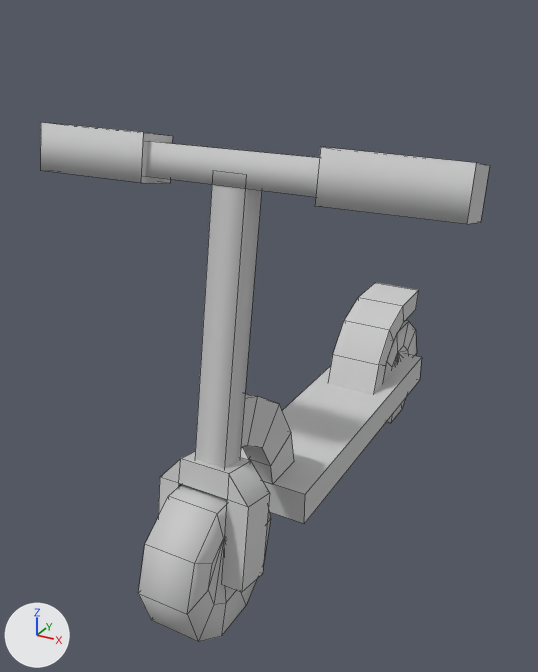
The FBX model Assets/_Assets/Models/cars/scooter_v1.fbx: old version first, new version second.
The view is the same before and after, from a 50 mm camera at (0.586, -1.263, 0.988) aimed at (-0.066, -0.078, 0.396). Arrows for +X, +Y and +Z are at lower left; the lights stay in place. Mesh edges are drawn as thin lines. Where no turn or scale is listed for an object, it has been applied to the vertices.

In view in the first picture: 'scooter_v1'.
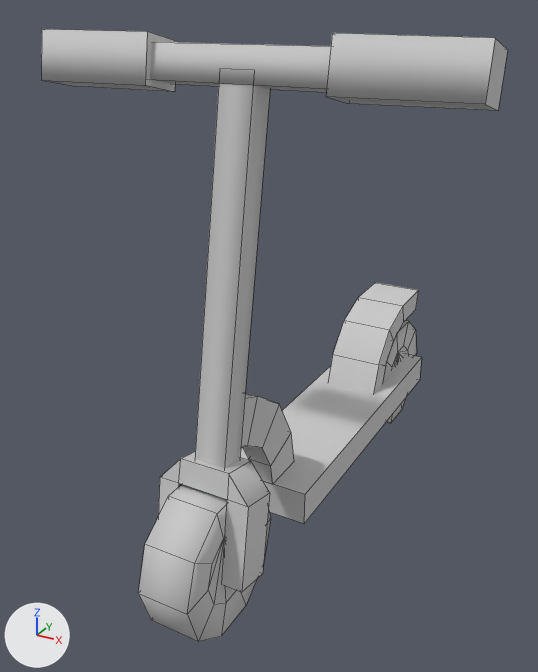
What differs and where, as boxes (x1, y1, x2, y2) in the pictures (538 x 672 px; the box of a moved part takes in the faces that stretch with it):
'scooter_v1', reshaped (18% taller): before (40, 122, 490, 642); after (41, 29, 508, 642)
part 1 of me_mesh, moved or reshaped: before (40, 122, 173, 183); after (41, 29, 178, 92)
part 2 of me_mesh, moved or reshaped: before (315, 147, 490, 224); after (326, 33, 508, 110)
part 3 of me_mesh, moved or reshaped: before (146, 141, 320, 197); after (150, 42, 331, 92)
part 4 of me_mesh, moved or reshaped: before (195, 184, 262, 468); after (195, 83, 270, 468)

Patch to the scene script:
```diff
--- a/Assets/_Assets/Models/cars/scooter_v1.fbx.py
+++ b/Assets/_Assets/Models/cars/scooter_v1.fbx.py
@@ me_mesh @@
 me_mesh.from_pydata(...)  # 180 vertices, 165 faces; spans x -0.362..0.362, y -0.547..0.547, z 0.0..0.816
 # used by ob_scooter_v1; location = (0.0, 0.0, 0.0)
 # before: 104 (0.03, -0.321, 0.766) at pixel (246, 174), 105 (-0.028, -0.321, 0.766) at pixel (212, 170), 106 (-0.028, -0.271, 0.757), 107 (0.03, -0.271, 0.757)
+# me_mesh part 1: the loose piece of 8 vertices spanning x -0.362..-0.151, y -0.339..-0.248, z 0.723..0.815 is moved by (0.0, 0.026, 0.142)
+# me_mesh part 2: the loose piece of 8 vertices spanning x 0.151..0.362, y -0.34..-0.247, z 0.722..0.816 is moved by (0.0, 0.026, 0.142)
+# me_mesh part 3: the loose piece of 8 vertices spanning x -0.156..0.163, y -0.326..-0.265, z 0.737..0.8 is moved by (0.0, 0.026, 0.142)
+# me_mesh part 4
+for i in [*range(104, 108)]: me_mesh.vertices[i].co += Vector((0.0, 0.026, 0.142))
 me_mesh.materials.append(mat_gray_simple)
```
